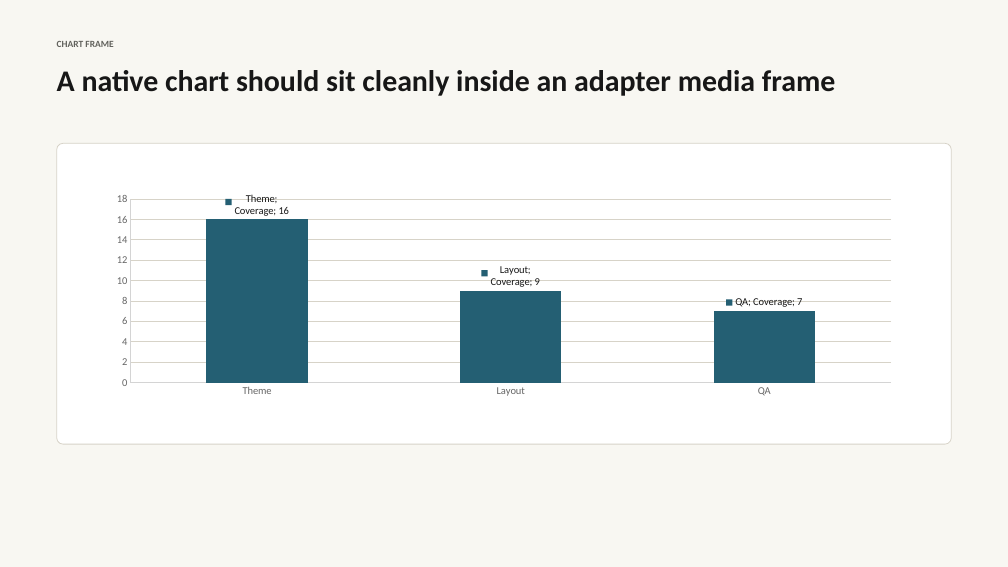
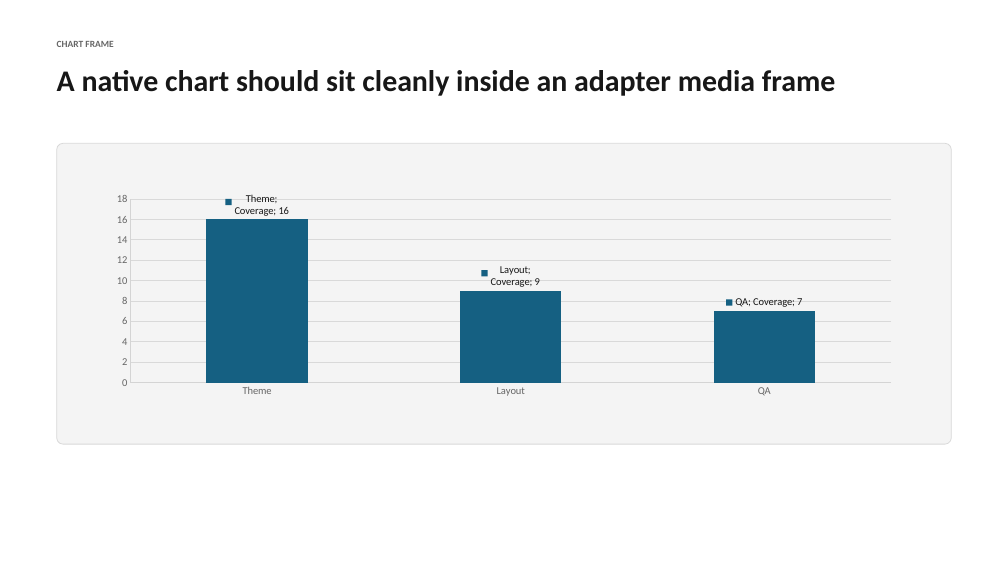
Before and after one commit to mikeylong/judgmentkit, a slide deck: slide 3 of outputs/presentation-theme-actual-tests/jk-theme-canonical-16x9.pptx. Drawn at 1008x567 pixels with LibreOffice and Linux fonts; fonts in the diff are those of the drawing. Boxes give left, top, right and bottom in pixels: in the first picture for what was removed or moved away, otherwise in the second. Text is boxed around its words. In the diff, an @@ line names an element or a change of style, - is before the commit and + after.

Commit message:
Harden presentation theme evidence review

```diff
--- a/outputs/presentation-theme-actual-tests/jk-theme-canonical-16x9.pptx
+++ b/outputs/presentation-theme-actual-tests/jk-theme-canonical-16x9.pptx
@@ background #F8F7F2 to #FFFFFF @@
@@ rounded rectangle at box(57, 144, 951, 445): fill #FFFFFF to #F4F4F4; outline #D7D3C8 0.75 pt to #D9D9D9 0.75 pt @@
@@ column chart at box(101, 189, 907, 402) @@
@@ colour of Coverage #245F73 to #156082 @@
@@ value axis changed @@
```
Also in this commit, not shown: 3 other slides changed, 53 other files.
